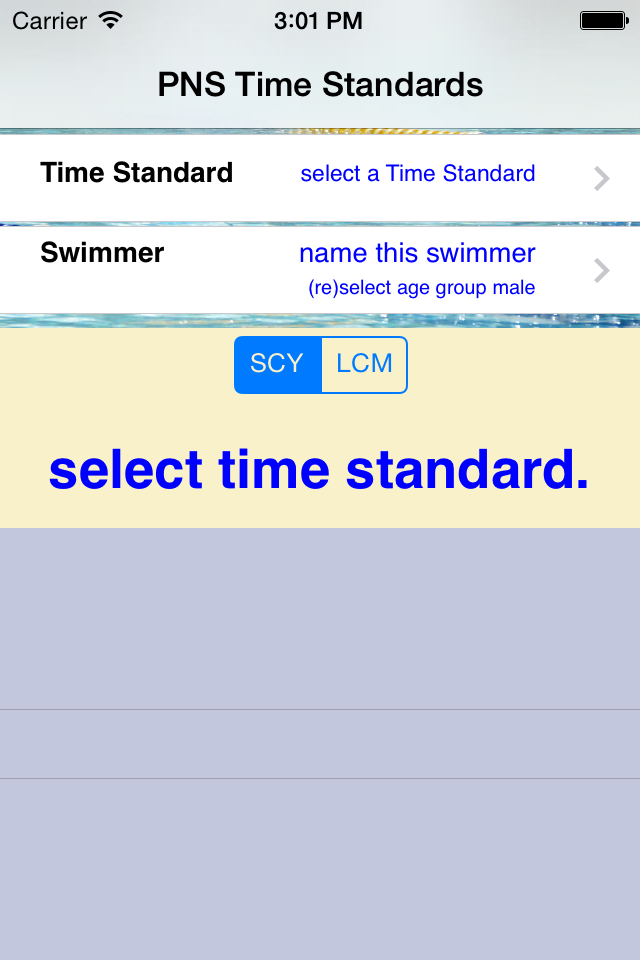
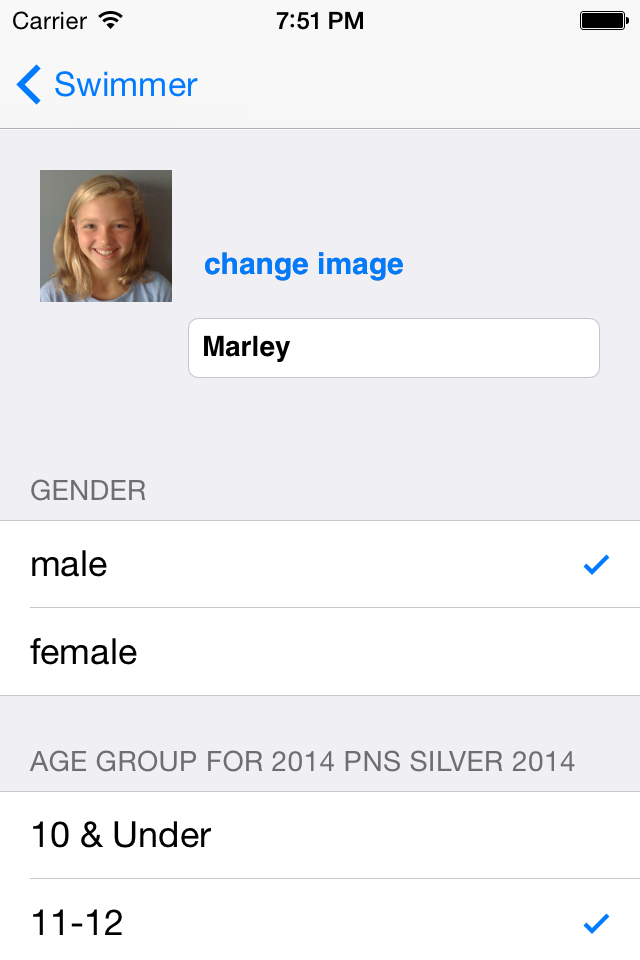
Layer changes from the first 640px x 960px image to the second:
added layer "Layer 5" above "Layer 3" over 0, 0, 640, 960
added layer "Layer 3" above "Layer 4" over 0, 0, 640, 960
added layer "Layer 4" above "Layer 2" over 0, 0, 640, 960
added layer "Layer 2" above "Layer 1" over 0, 0, 640, 960
